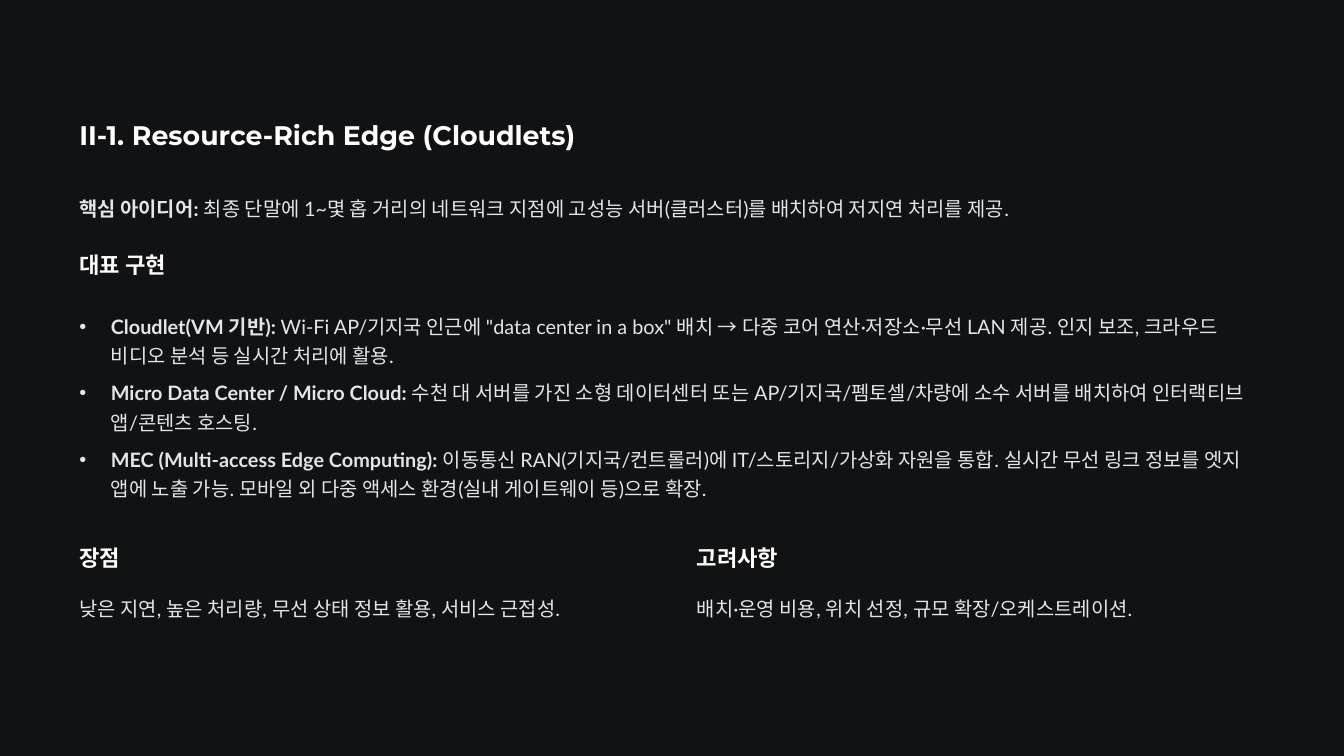
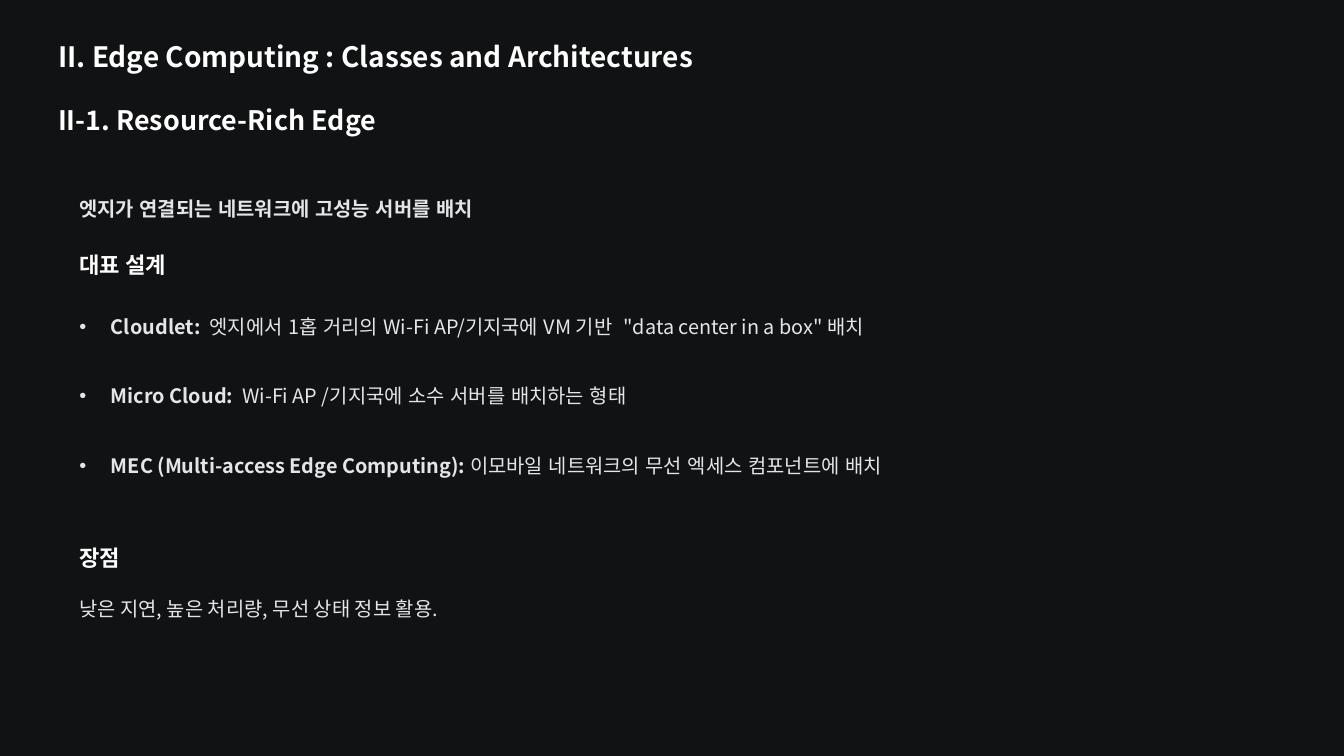
Before and after one commit to dhkeum9886/kmu-cloud-ai, a slide deck: slide 12 of 과제/Edge_Computing_for_the_Internet_of_Thing/Edge-Computing-for-the-Internet-of-Things-A-Case-Study.pptx (slide 11 before the commit). Drawn at 1344x756 pixels with LibreOffice and Linux fonts; fonts in the diff are those of the drawing. Boxes give left, top, right and bottom in pixels: in the first picture for what was removed or moved away, otherwise in the second. Text is boxed around its words. In the diff, an @@ line names an element or a change of style, - is before the commit and + after.

```diff
--- a/과제/Edge_Computing_for_the_Internet_of_Thing/Edge-Computing-for-the-Internet-of-Things-A-Case-Study.pptx
+++ b/과제/Edge_Computing_for_the_Internet_of_Thing/Edge-Computing-for-the-Internet-of-Things-A-Case-Study.pptx
@@ text added at (58,44,693,74), 24 pt, text #FFFFFF, bold @@
+II. Edge Computing : Classes and Architectures
@@ text at (58,108,377,137): text changed; font Montserrat to Noto Sans CJK KR @@
-II-1. Resource-Rich Edge (Cloudlets)
+II-1. Resource-Rich Edge
@@ text at (79,199,473,218): text changed; font Lato to Noto Sans CJK KR; bold on @@
-핵심 아이디어: 최종 단말에 1~몇 홉 거리의 네트워크 지점에 고성능 서버(클러스터)를 배치하여 저지연 처리를 제공.
+엣지가 연결되는 네트워크에 고성능 서버를 배치
@@ text at (79,254,166,275): text changed; font Montserrat to Noto Sans CJK KR @@
-대표 구현
+대표 설계
@@ text at (111,317,864,338): text changed; font Lato to Noto Sans CJK KR @@
-• Cloudlet(VM 기반): Wi-Fi AP/기지국 인근에 "data center in a box" 배치 → 다중 코어 연산·저장소·무선 LAN 제공. 인지 보조, 크라우드 비디오 분석 등 실시간 처리에 활용.
+• Cloudlet: 엣지에서 1홉 거리의 Wi-Fi AP/기지국에 VM 기반 "data center in a box" 배치
@@ text at (111,386,627,407): text changed; font Lato to Noto Sans CJK KR @@
-• Micro Data Center / Micro Cloud: 수천 대 서버를 가진 소형 데이터센터 또는 AP/기지국/펨토셀/차량에 소수 서버를 배치하여 인터랙티브 앱/콘텐츠 호스팅.
+• Micro Cloud: Wi-Fi AP /기지국에 소수 서버를 배치하는 형태
@@ text at (111,456,882,478): text changed; font Lato to Noto Sans CJK KR; bold on @@
-• MEC (Multi-access Edge Computing): 이동통신 RAN(기지국/컨트롤러)에 IT/스토리지/가상화 자원을 통합. 실시간 무선 링크 정보를 엣지 앱에 노출 가능. 모바일 외 다중 액세스 환경(실내 게이트웨이 등)으로 확장.
+• MEC (Multi-access Edge Computing): 이모바일 네트워크의 무선 엑세스 컴포넌트에 배치
@@ text removed at (697,547,778,568) @@
-고려사항
@@ text at (79,599,438,620): text changed; font Lato to Noto Sans CJK KR @@
-낮은 지연, 높은 처리량, 무선 상태 정보 활용, 서비스 근접성.
+낮은 지연, 높은 처리량, 무선 상태 정보 활용.
@@ text removed at (697,599,1132,619) @@
-배치·운영 비용, 위치 선정, 규모 확장/오케스트레이션.
```
Also in this commit, not shown: 23 other slides changed, 10 slides added, 7 slides removed, 3 other files.
